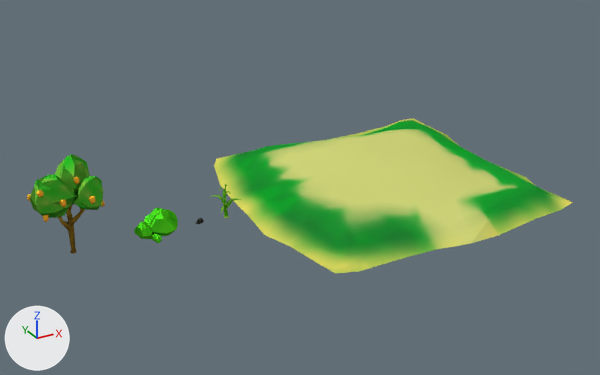
Renders of the Blender file UnityProject/Assets/mesh/environment.blend from each side of a commit.
One viewpoint serves both versions: a 50 mm camera at (-132.2, -241.3, 125.6) aimed at (-0.7, -2.3, 6.1). Arrows for +X, +Y and +Z are at lower left; the lights stay in place.

Script lines for the objects in view, before the commit:
```python
me_cube_000 = bpy.data.meshes.new('Cube.000')
me_cube_000.from_pydata(...)  # 926 vertices, 950 faces; spans x -3.39..3.23, y -2.69..2.94, z -2.83..6.52
me_cube_000.materials.append(mat_pohon_berbuah)
me_cylinder = bpy.data.meshes.new('Cylinder')
me_cylinder.from_pydata(...)  # 346 vertices, 325 faces; spans x -4.25..5.99, y -3.81..4.23, z -0.16..12.7
me_cylinder.materials.append(mat_rumput_seperti_jagung)
me_plane = bpy.data.meshes.new('Plane')
me_plane.from_pydata(...)  # 173 vertices, 220 faces; spans x -57.7..57.2, y -54.7..57.1, z -3.0..7.1
me_plane.materials.append(mat_halaman)
me_sphere_002 = bpy.data.meshes.new('Sphere.002')
me_sphere_002.from_pydata(...)  # 219 vertices, 327 faces; spans x -8.8..6.3, y -6.4..5.8, z -1.2..8.4
me_sphere_002.materials.append(mat_ruput_bulet)
ob_halaman = bpy.data.objects.new('halaman', me_plane)
ob_halaman.location = (36.5, 0.0, 0.0)
ob_pohon_001 = bpy.data.objects.new('pohon.001', me_cube_000)
ob_pohon_001.location = (-82.2, 0.0, 9.1)
ob_pohon_001.scale = (3.32, 3.32, 3.32)
ob_rumput_bulet = bpy.data.objects.new('rumput bulet', me_sphere_002)
ob_rumput_bulet.location = (-52.6, 0.0, 0.0)
ob_rumput_seperti_jagung = bpy.data.objects.new('rumput seperti jagung', me_cylinder)
ob_rumput_seperti_jagung.location = (-28.7, 0.0, 0.0)
```
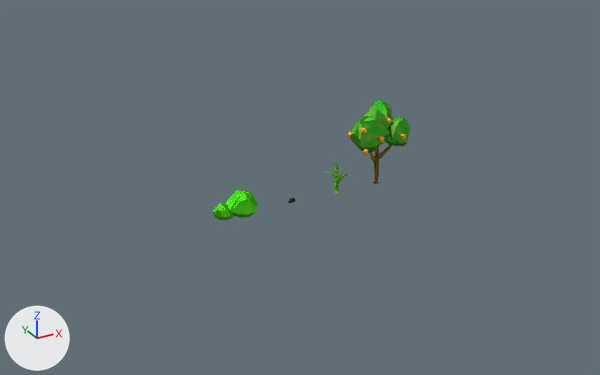
Location of each change, (x1, y1, x2, y2) in pixels of the pictures (600 x 375 px; the box of a moved part takes in the faces that stretch with it):
```json
{"object": "halaman", "change": "deleted", "before": [214, 118, 573, 274]}
{"object": "pohon.001", "change": "reshaped, moved", "before": [27, 154, 105, 254], "after": [348, 100, 411, 184], "on screen": "19% narrower, 16% shorter"}
{"object": "rumput bulet", "change": "reshaped, moved", "before": [134, 207, 178, 243], "after": [212, 190, 257, 220], "on screen": "16% shorter"}
{"object": "rumput seperti jagung", "change": "moved", "before": [211, 184, 241, 218], "after": [323, 161, 351, 193]}
{"part": 1, "of": "me_sphere_002", "change": "deleted", "before": [152, 234, 162, 243]}
{"part": 2, "of": "me_sphere_002", "change": "cut back", "before": [134, 207, 178, 239], "after": [212, 190, 257, 220]}
{"part": 3, "of": "me_cube_000", "change": "moved or reshaped", "before": [30, 174, 75, 218], "after": [351, 115, 390, 152]}
{"part": 4, "of": "me_cube_000", "change": "moved or reshaped", "before": [73, 176, 103, 210], "after": [386, 117, 411, 146]}
{"part": 5, "of": "me_cube_000", "change": "moved or reshaped", "before": [55, 154, 89, 204], "after": [364, 100, 393, 131]}
{"part": 6, "of": "me_cube_000", "change": "rebuilt", "before": [58, 204, 85, 254], "after": [369, 144, 392, 184]}
{"part": 7, "of": "me_cube_000", "change": "deleted", "before": [27, 177, 105, 222]}
{"part": 8, "of": "me_cube_000", "change": "added", "after": [348, 128, 384, 155]}
{"part": 9, "of": "me_cube_000", "change": "added", "after": [387, 118, 406, 140]}
```

The change, as JSON lines over the scene's bpy script:
```json
{"block": "me_sphere_002", "where": "# used by ob_rumput_bulet; location = (-52.6, 0.0, 0.0)"}
{"op": "remove", "block": "me_sphere_002", "code": "me_sphere_002.from_pydata(...)  # 219 vertices, 327 faces; spans x -8.8..6.3, y -6.4..5.8, z -1.2..8.4"}
{"op": "add", "block": "me_sphere_002", "code": "me_sphere_002.from_pydata(...)  # 146 vertices, 216 faces; spans x -9.7..6.3, y -6.2..5.8, z -1.2..8.4"}
{"block": "me_sphere_002", "change": "me_sphere_002 part 1: the loose piece of 73 vertices spanning x -4.7..-1.5, y -6.4..-3.0, z -1.1..2.0 is deleted"}
{"block": "me_sphere_002", "change": "me_sphere_002 part 2"}
{"block": "me_sphere_002", "change": "2 faces are deleted"}
{"block": "me_sphere_002", "change": "46 vertices in x -8.8..-1.8, y -3.9..3.4, z -0.3..5.1 move by (-0.9, 0.8, 0.0)"}
{"block": "me_sphere_002", "change": "19 vertices in x -4.0..2.6, y -4.4..4.2, z 5.0..8.4 move by (0.9, 0.0, 0.0)"}
{"block": "me_sphere_002", "change": "11 vertices in x -6.7..-2.8, y -1.6..2.1, z -1.2..-0.4 move by (-1.8, 0.8, 0.0)"}
{"block": "me_sphere_002", "change": "7 vertices in x -6.6..-3.1, y -1.4..1.8, z -0.9..-0.2 move by (-1.9, 0.8, 0.0)"}
{"block": "me_sphere_002", "change": "6 vertices in x -8.0..-2.7, y -2.3..1.5, z 1.9..4.8 move by (-1.0, 0.8, 0.0)"}
{"block": "me_sphere_002", "change": "5 vertices in x -2.2..4.3, y -3.9..4.4, z 6.1..7.9 move by (0.8, 0.0, 0.0)"}
{"block": "me_sphere_002", "change": "3 vertices move from x -8.5..-5.8, y -2.6..0.9, z 2.1..4.6 to x -9.4..-6.7, y -1.7..1.8, z 2.1..4.6"}
{"block": "me_cube_000", "where": "# used by ob_pohon_001; location = (-82.2, 0.0, 9.1); scale = (3.32, 3.32, 3.32)"}
{"op": "remove", "block": "me_cube_000", "code": "me_cube_000.from_pydata(...)  # 926 vertices, 950 faces; spans x -3.39..3.23, y -2.69..2.94, z -2.83..6.52"}
{"op": "add", "block": "me_cube_000", "code": "me_cube_000.from_pydata(...)  # 632 vertices, 603 faces; spans x -3.33..3.23, y -2.68..2.91, z -0.08..9.27"}
{"block": "me_cube_000", "change": "me_cube_000 part 3: the loose piece of 49 vertices spanning x -3.3..0.55, y -1.9..1.76, z 1.37..5.56 is moved by (0.0, 0.01, 2.75)"}
{"block": "me_cube_000", "change": "me_cube_000 part 4: the loose piece of 49 vertices spanning x 0.34..3.23, y -2.48..0.57, z 1.76..5.03 is moved by (0.0, 0.01, 2.75)"}
{"block": "me_cube_000", "change": "me_cube_000 part 5: the loose piece of 49 vertices spanning x -0.86..2.92, y -1.11..2.75, z 1.77..6.52 is moved by (0.0, 0.01, 2.75)"}
{"block": "me_cube_000", "change": "me_cube_000 part 6: the loose piece of 191 vertices spanning x -1.51..1.92, y -1.11..1.11, z -2.83..4.33 is rebuilt with 122 vertices and now spans x -1.29..1.7, y -1.11..1.08, z -0.08..5.16"}
{"block": "me_cube_000", "change": "me_cube_000 part 7: 12 loose pieces with 588 vertices, spanning x -3.39..3.18, y -2.69..2.94, z 1.62..5.67, are deleted"}
{"block": "me_cube_000", "change": "me_cube_000 part 8: 165 vertices added at x -3.33..-0.47, y -2.15..1.69, z 4.37..7.39"}
{"block": "me_cube_000", "change": "me_cube_000 part 9: 99 vertices added at x 0.68..3.15, y -2.68..-0.4, z 4.66..7.86"}
{"op": "set", "path": "ob_rumput_bulet.location", "old": "(-52.6, 0.0, 0.0)", "new": "(-23.1, 0.0, 0.0)"}
{"op": "set", "path": "ob_rumput_seperti_jagung.location", "old": "(-28.7, 0.0, 0.0)", "new": "(16.2, 0.0, 0.0)"}
{"op": "remove", "block": "ob_halaman", "code": ["ob_halaman = bpy.data.objects.new('halaman', me_plane)", "ob_halaman.location = (36.5, 0.0, 0.0)"]}
{"op": "set", "path": "ob_pohon_001.location", "old": "(-82.2, 0.0, 9.1)", "new": "(33.3, 0.0, 0.0)"}
```
